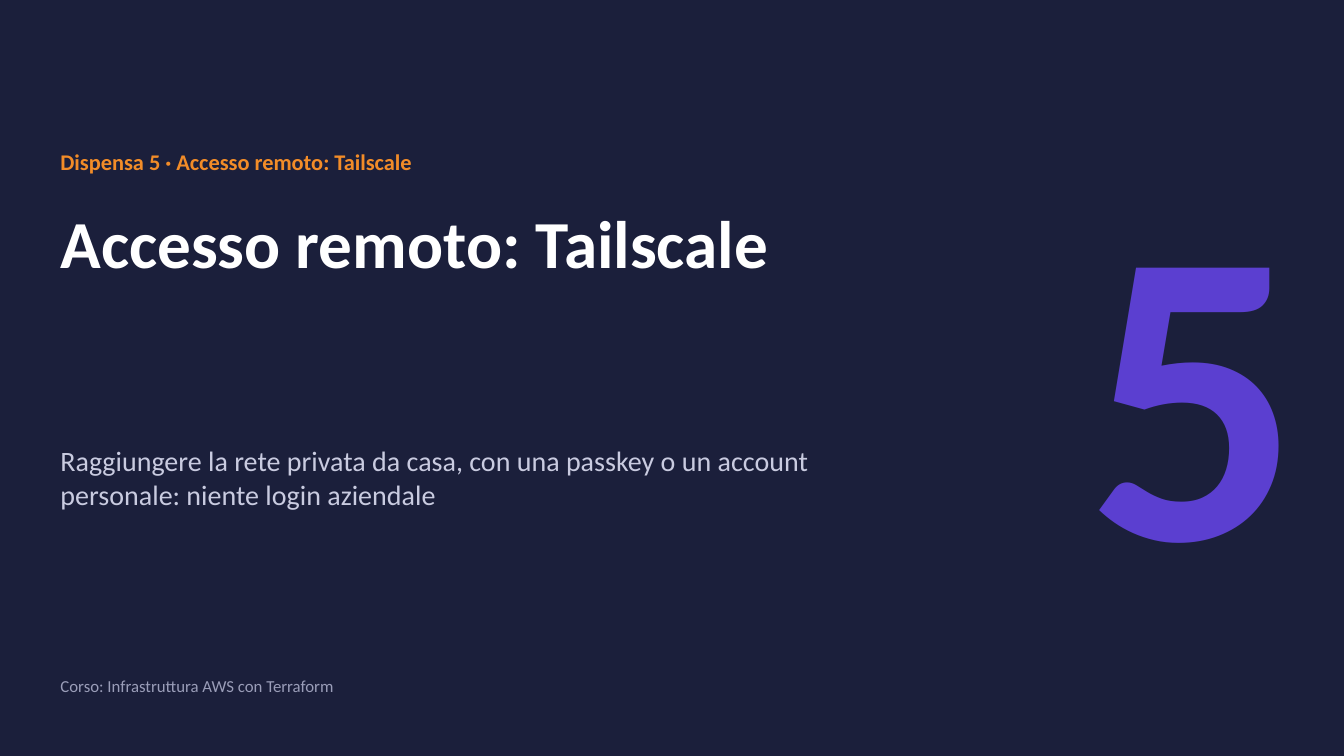
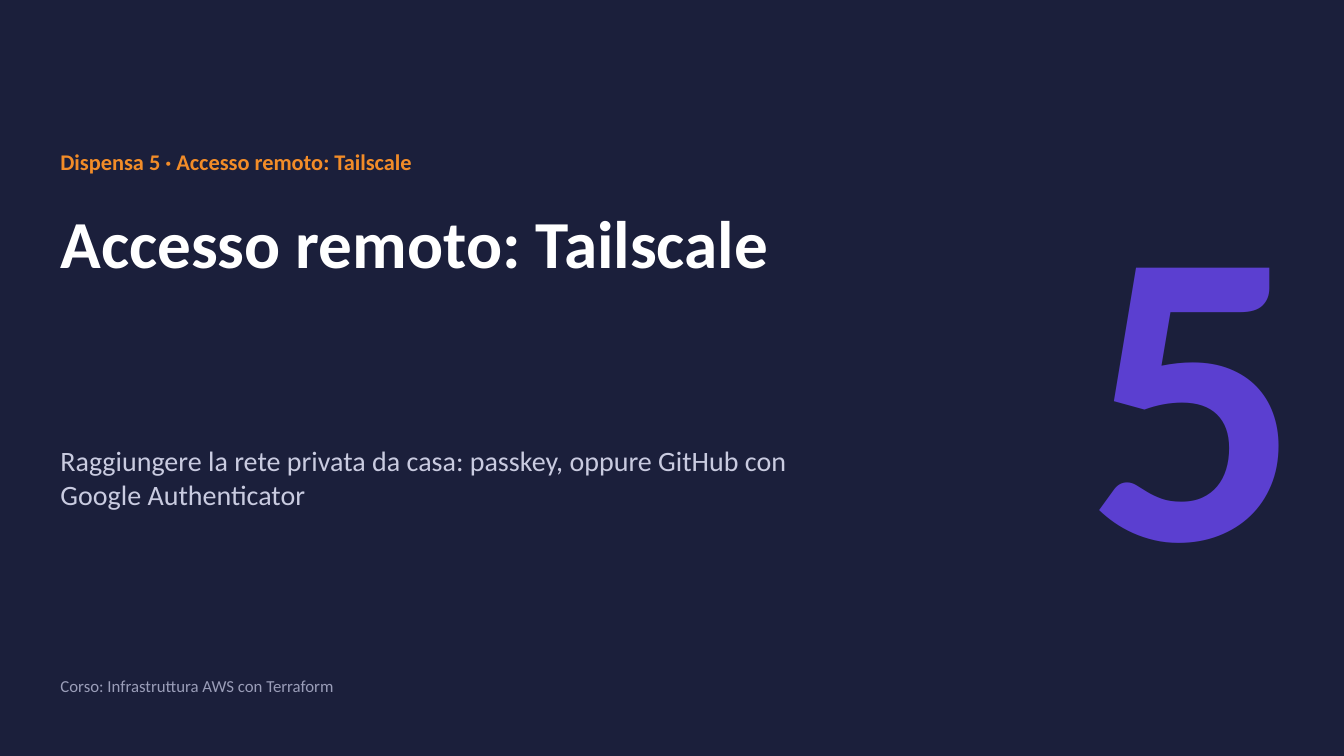
Before and after one commit to cereZ23/aws, a slide deck: slide 1 of slide/slide-5-tailscale.pptx. Drawn at 1344x756 pixels with LibreOffice and Linux fonts; fonts in the diff are those of the drawing. Boxes give left, top, right and bottom in pixels: in the first picture for what was removed or moved away, otherwise in the second. Text is boxed around its words. In the diff, an @@ line names an element or a change of style, - is before the commit and + after.

Commit message:
Lezione 5: login con passkey oppure GitHub + Google Authenticator

```diff
--- a/slide/slide-5-tailscale.pptx
+++ b/slide/slide-5-tailscale.pptx
@@ text at <box>60,451,786,510</box>: text changed @@
-Raggiungere la rete privata da casa, con una passkey o un account personale: niente login aziendale
+Raggiungere la rete privata da casa: passkey, oppure GitHub con Google Authenticator
```
Also in this commit, not shown: 4 other slides changed, 1 slide added, 2 other files.
